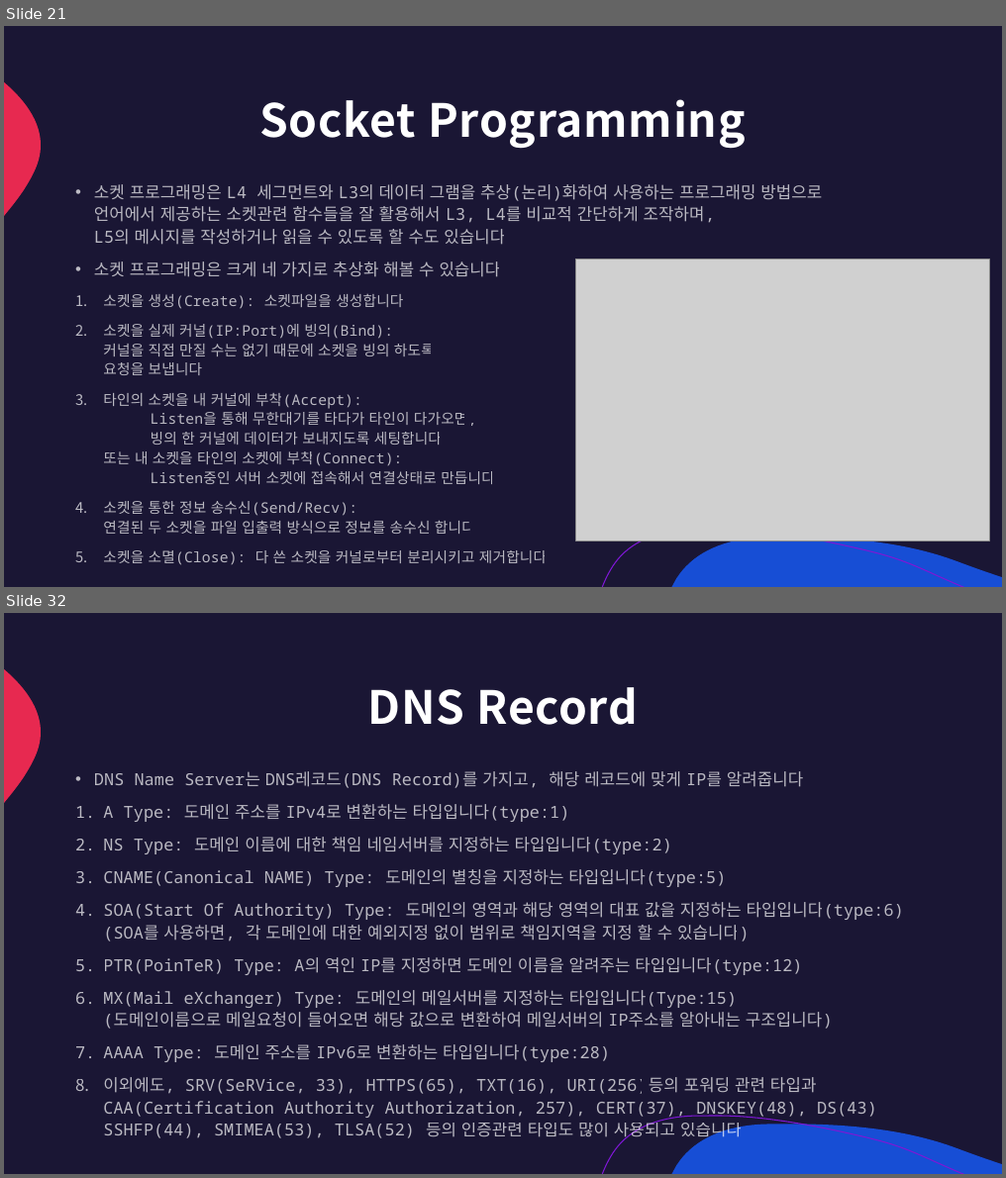
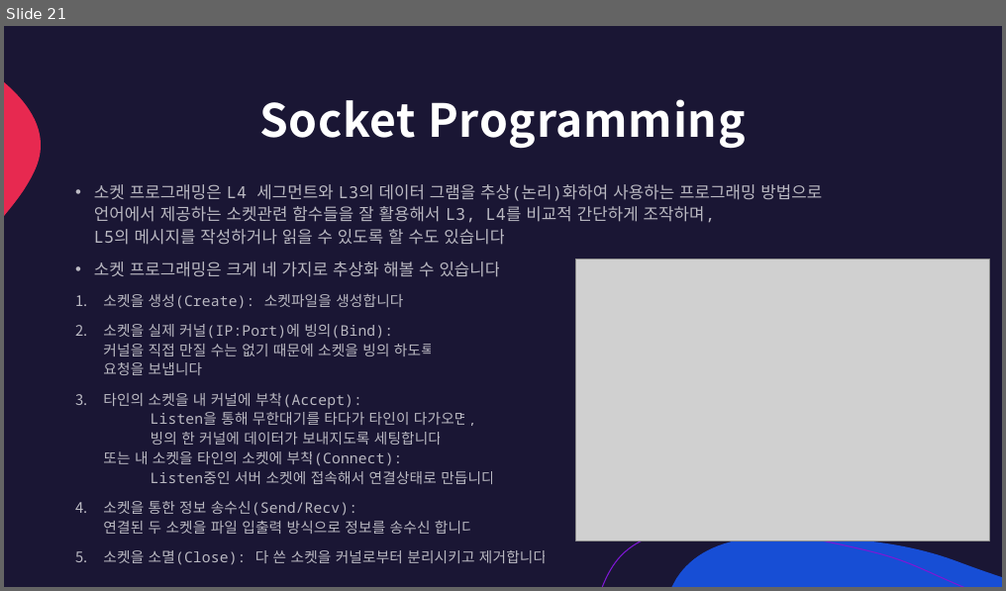
Before and after one commit to lumen4723/2024_network, a slide deck: 1.pptx. Shown one above the other, each under a label of ours: slides 21 and 32 before the commit, slide 21 after it; the slides between them are not shown. The pictures are 1006x1178 and 1006x591 pixels, drawn with LibreOffice and Linux fonts; fonts in the diff are those of the drawing; grey boxes stand for pictures. Boxes give left, top, right and bottom in pixels: in the first picture for what was removed or moved away, otherwise in the second. Text is boxed around its words. In the diff, an @@ line names an element or a change of style, - is before the commit and + after.

```diff
--- a/1.pptx
+++ b/1.pptx
@@ slide 32 removed at [4,613,1002,1174], background #1A1634; not listed: 3 template elements that a slide beside it also shows @@
@@ title removed at [368,687,638,725] @@
-DNS Record
@@ text removed at [94,771,904,1142] @@
-• DNS Name Server는 DNS레코드(DNS Record)를 가지고, 해당 레코드에 맞게 IP를 알려줍니다
-1. A Type: 도메인 주소를 IPv4로 변환하는 타입입니다(type:1)
-2. NS Type: 도메인 이름에 대한 책임 네임서버를 지정하는 타입입니다(type:2)
-3. CNAME(Canonical NAME) Type: 도메인의 별칭을 지정하는 타입입니다(type:5)
-4. SOA(Start Of Authority) Type: 도메인의 영역과 해당 영역의 대표 값을 지정하는 타입입니다(type:6)
-   (SOA를 사용하면, 각 도메인에 대한 예외지정 없이 범위로 책임지역을 지정 할 수 있습니다)
-5. PTR(PoinTeR) Type: A의 역인 IP를 지정하면 도메인 이름을 알려주는 타입입니다(type:12)
-6. MX(Mail eXchanger) Type: 도메인의 메일서버를 지정하는 타입입니다(Type:15)
-   (도메인이름으로 메일요청이 들어오면 해당 값으로 변환하여 메일서버의 IP주소를 알아내는 구조입니다)
-7. AAAA Type: 도메인 주소를 IPv6로 변환하는 타입입니다(type:28)
-8. 이외에도, SRV(SeRVice, 33), HTTPS(65), TXT(16), URI(256)등의 포워딩 관련 타입과
-   CAA(Certification Authority Authorization, 257), CERT(37), DNSKEY(48), DS(43),
-   SSHFP(44), SMIMEA(53), TLSA(52) 등의 인증관련 타입도 많이 사용되고 있습니다
```
Also in this commit, not shown: 1 slide changed, 14 other slides removed, 5 other files.
